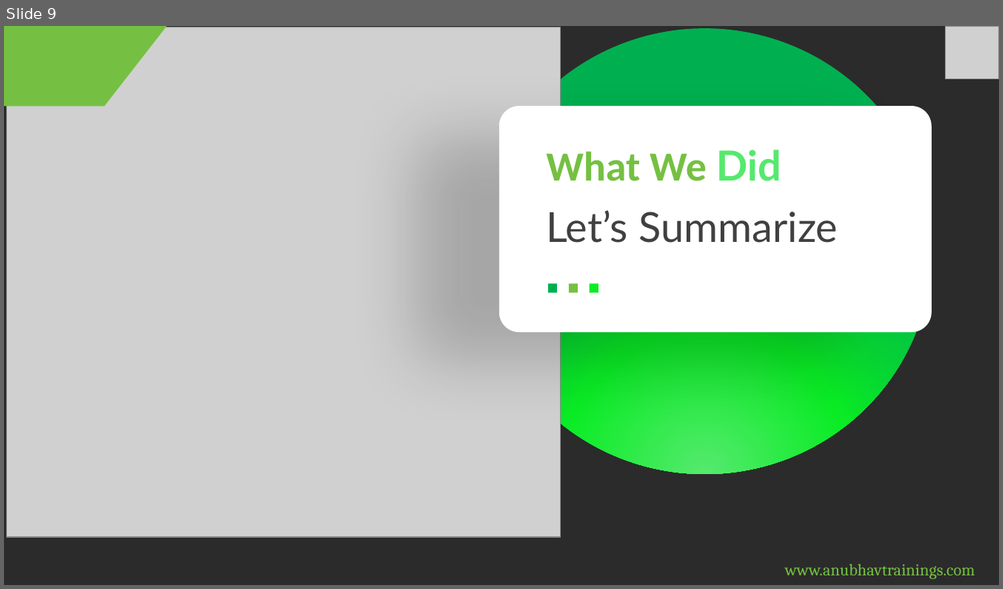
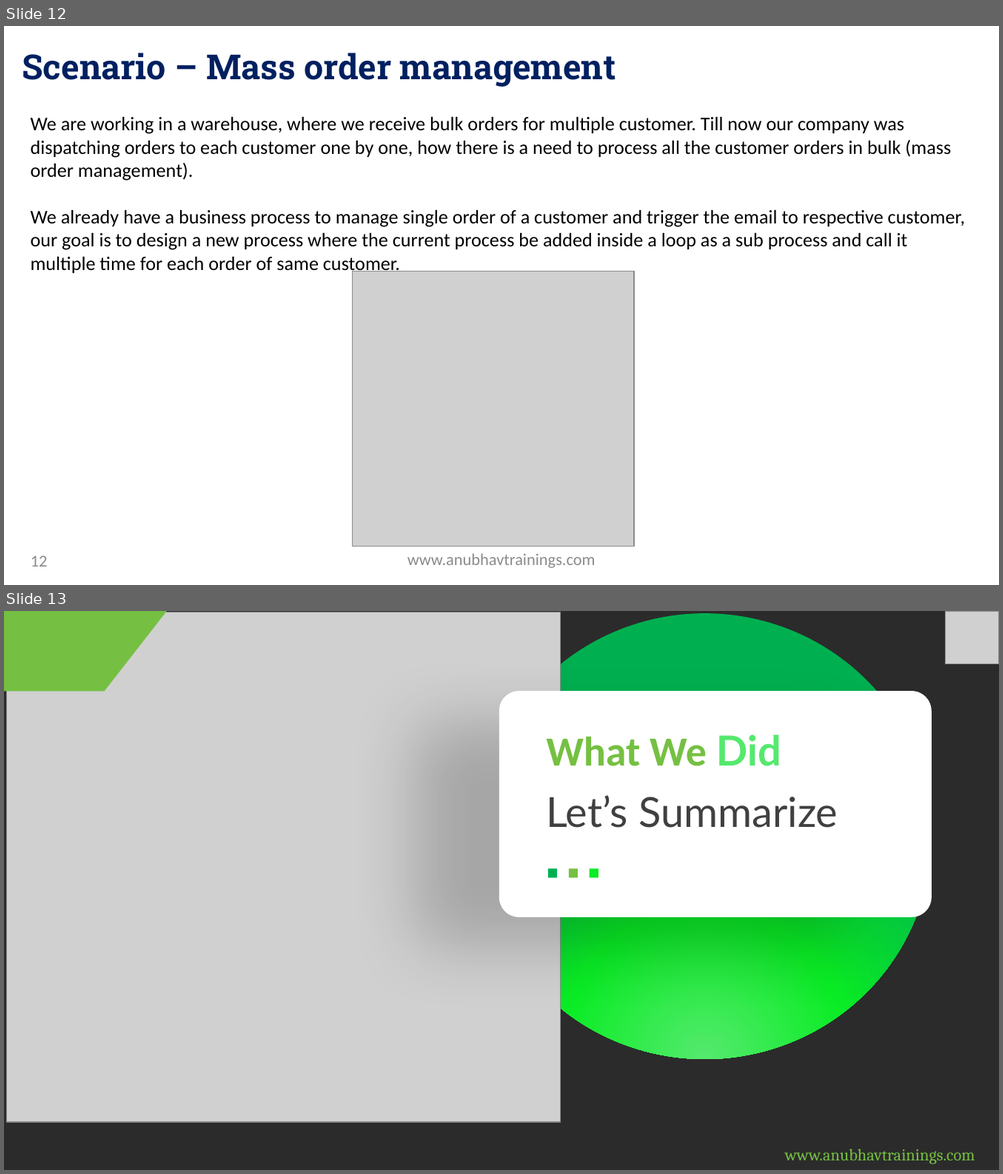
Before and after one commit to soyuztechnologies/SAP_Build_End_to_End, a slide deck: Day 9/SAP Build Training Day 9.pptx. Shown one above the other, each under a label of ours: slide 9 before the commit, slides 12 and 13 after it. The pictures are 1003x589 and 1003x1174 pixels, drawn with LibreOffice and Linux fonts; fonts in the diff are those of the drawing; grey boxes stand for pictures; background and template pictures are left out; a plain dark background stands for a picture behind light text. Boxes give left, top, right and bottom in pixels: in the first picture for what was removed or moved away, otherwise in the second. Text is boxed around its words. In the diff, an @@ line names an element or a change of style, - is before the commit and + after.

```diff
--- a/Day 9/SAP Build Training Day 9.pptx
+++ b/Day 9/SAP Build Training Day 9.pptx
@@ slide 12 added at [4,26,999,585], background picture (left out) @@
@@ title added at [22,53,616,87], 25 pt, text gradient #002060 to #0070C0, bold @@
+Scenario – Mass order management
@@ text added at [31,117,965,275], 14 pt, text #000000 @@
+We are working in a warehouse, where we receive bulk orders for multiple customer. Till now our company was dispatching orders to each customer one by one, how there is a need to process all the customer orders in bulk (mass order management).
+We already have a business process to manage single order of a customer and trigger the email to respective customer, our goal is to design a new process where the current process be added inside a loop as a sub process and call it multiple time for each order of same customer.
@@ picture added at [352,272,634,547] @@
@@ page number added at [31,556,48,567], 12 pt, text #8C8C8C @@
+12
@@ text added at [407,554,595,568], 12 pt, text #8C8C8C @@
+www.anubhavtrainings.com
@@ what was slide 9 is now slide 13 @@
```
Also in this commit, not shown: 3 other slides added, 7 other files.
